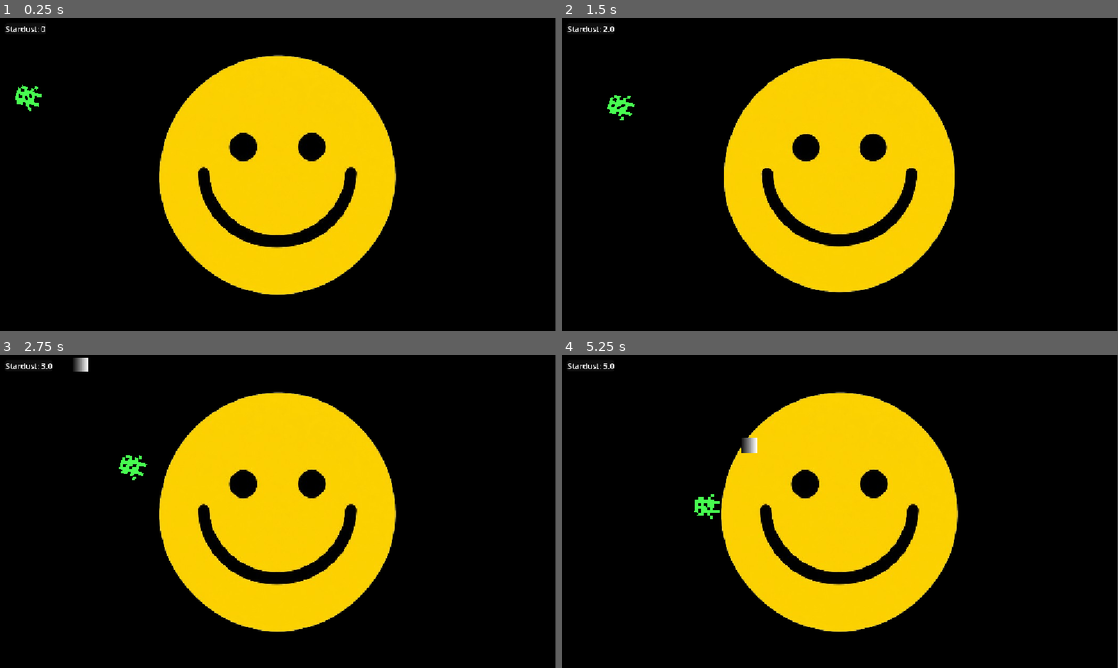
Above: before the commit, frames 1-4 (two rows, left to right).
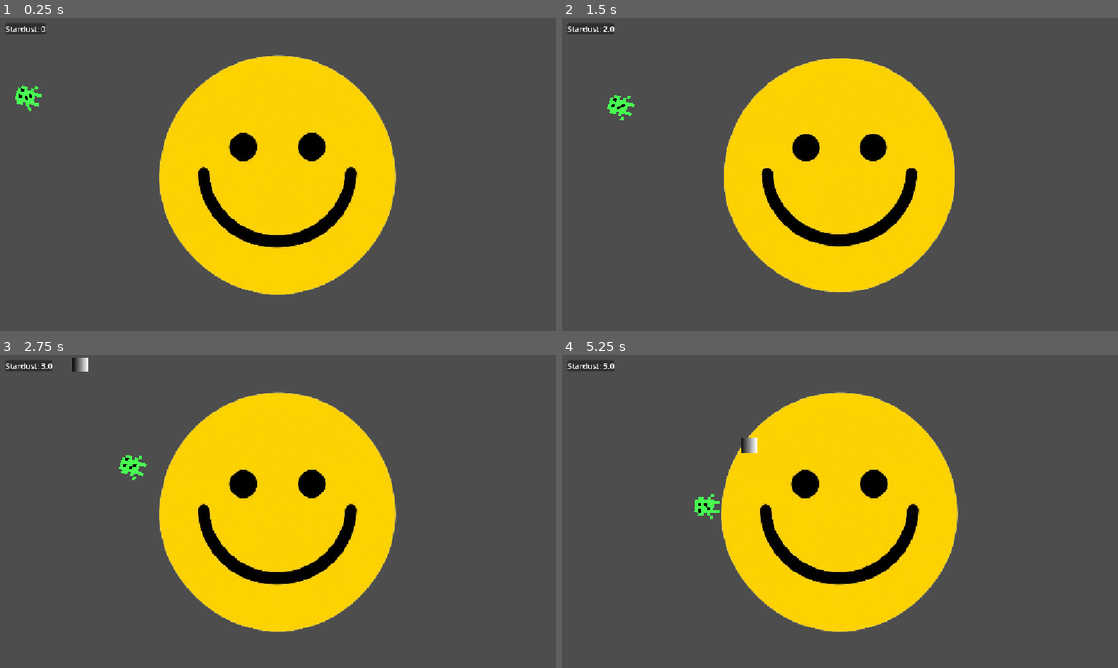
Above: after the commit, the same moments.

Repository: SteveJaws/space-idle-game
Game: Godot game, scene res://Scenes/main.tscn
Two runs of this game, one before a commit and one after it. Both use one fixed random seed, a clock stepped at 60 frames per second and the inputs below.
Inputs (mouse positions are in pixels of both pictures, inside the frame that each line leads up to):
- Up to frame 1 (0.25 s): no input
- Up to frame 2 (1.5 s): move the mouse to (962, 158) at 0.52 s; press the mouse at (962, 158) at 0.53 s; move the mouse to (728, 190) at 1.27 s; release the mouse at (728, 190) at 1.28 s; click (728, 190) at 1.35 s
- Up to frame 3 (2.75 s): move the mouse to (333, 442) at 2.02 s; press the mouse at (333, 442) at 2.03 s
- Up to frame 4 (5.25 s): move the mouse to (812, 574) at 2.77 s; release the mouse at (812, 574) at 2.78 s; click (812, 574) at 2.85 s; move the mouse to (1006, 558) at 3.52 s; press the mouse at (1006, 558) at 3.53 s; move the mouse to (673, 464) at 4.27 s; release the mouse at (673, 464) at 4.28 s; click (673, 464) at 4.35 s; move the mouse to (867, 511) at 5.02 s; press the mouse at (867, 511) at 5.03 s

The runs differ from the first frame. In frame 1, 74% of the frame differs, in the area x 0-100%, y 0-100%; in frame 2, 75%; in frame 3, 74%; in frame 4, 74%.

Commit message:
removed backgrounds

Diff:
--- a/Scenes/main.tscn
+++ b/Scenes/main.tscn
@@ -4,92 +4,13 @@
 [ext_resource type="PackedScene" uid="uid://0eminmepv2k5" path="res://Scenes/planet.tscn" id="2_6bp64"]
 [ext_resource type="Script" uid="uid://cc7awuslbhnav" path="res://Scripts/Ui/in_game_ui_controller.gd" id="2_8gbba"]
 [ext_resource type="Script" uid="uid://pefd3qamwxv4" path="res://Scripts/Ui/currency_container.gd" id="2_bo1nx"]
-[ext_resource type="Texture2D" uid="uid://cdxw732oomhm3" path="res://Assets/Sprites/Background/background.png" id="2_ynf5e"]
 [ext_resource type="PackedScene" uid="uid://cow11bk8mtfwx" path="res://Scenes/alien.tscn" id="3_344ge"]
 [ext_resource type="Script" uid="uid://buxv4pjyef1b3" path="res://Scripts/save_loader.gd" id="4_21xkr"]
 [ext_resource type="PackedScene" uid="uid://dceiotegpyx8e" path="res://Scenes/comet_area_container.tscn" id="4_344ge"]
 
-[sub_resource type="AtlasTexture" id="AtlasTexture_344ge"]
-atlas = ExtResource("2_ynf5e")
-region = Rect2(0, 0, 1920, 1080)
-
-[sub_resource type="AtlasTexture" id="AtlasTexture_ynf5e"]
-atlas = ExtResource("2_ynf5e")
-region = Rect2(1920, 0, 1920, 1080)
-
-[sub_resource type="AtlasTexture" id="AtlasTexture_hptm8"]
-atlas = ExtResource("2_ynf5e")
-region = Rect2(3840, 0, 1920, 1080)
-
-[sub_resource type="AtlasTexture" id="AtlasTexture_d1ilt"]
-atlas = ExtResource("2_ynf5e")
-region = Rect2(5760, 0, 1920, 1080)
-
-[sub_resource type="AtlasTexture" id="AtlasTexture_6iyac"]
-atlas = ExtResource("2_ynf5e")
-region = Rect2(7680, 0, 1920, 1080)
-
-[sub_resource type="AtlasTexture" id="AtlasTexture_fdnlq"]
-atlas = ExtResource("2_ynf5e")
-region = Rect2(9600, 0, 1920, 1080)
-
-[sub_resource type="AtlasTexture" id="AtlasTexture_jkdf5"]
-atlas = ExtResource("2_ynf5e")
-region = Rect2(11520, 0, 1920, 1080)
-
-[sub_resource type="AtlasTexture" id="AtlasTexture_wsu2k"]
-atlas = ExtResource("2_ynf5e")
-region = Rect2(13440, 0, 1920, 1080)
-
-[sub_resource type="AtlasTexture" id="AtlasTexture_k12tt"]
-atlas = ExtResource("2_ynf5e")
-region = Rect2(15360, 0, 1920, 1080)
-
-[sub_resource type="SpriteFrames" id="SpriteFrames_ynf5e"]
-animations = [{
-"frames": [{
-"duration": 3.0,
-"texture": SubResource("AtlasTexture_344ge")
-}, {
-"duration": 3.0,
-"texture": SubResource("AtlasTexture_ynf5e")
-}, {
-"duration": 3.0,
-"texture": SubResource("AtlasTexture_hptm8")
-}, {
-"duration": 3.0,
-"texture": SubResource("AtlasTexture_d1ilt")
-}, {
-"duration": 3.0,
-"texture": SubResource("AtlasTexture_6iyac")
-}, {
-"duration": 3.0,
-"texture": SubResource("AtlasTexture_fdnlq")
-}, {
-"duration": 3.0,
-"texture": SubResource("AtlasTexture_jkdf5")
-}, {
-"duration": 3.0,
-"texture": SubResource("AtlasTexture_wsu2k")
-}, {
-"duration": 3.0,
-"texture": SubResource("AtlasTexture_k12tt")
-}],
-"loop": 1,
-"name": &"default",
-"speed": 5.0
-}]
-
 [node name="Main" type="Node2D" unique_id=1920608726]
 
 [node name="GameArea" type="Node2D" parent="." unique_id=598674274]
-
-[node name="Background" type="AnimatedSprite2D" parent="GameArea" unique_id=503929167]
-position = Vector2(-0.5, 0.5)
-scale = Vector2(0.5984375, 0.59907407)
-sprite_frames = SubResource("SpriteFrames_ynf5e")
-autoplay = "default"
-frame_progress = 0.46087697
 
 [node name="Planet" parent="GameArea" unique_id=278831561 instance=ExtResource("2_6bp64")]
 scale = Vector2(3.325, 3.325)
Binary file removed: Assets/Sprites/Background/background.png
Not shown, removed: Assets/Sprites/Background/background.png.import
Binary file removed: Assets/Sprites/spaceIdleGame/background/Sprite-0001.aseprite
Binary file removed: Assets/Sprites/spaceIdleGame/background/background.png
Not shown, removed: Assets/Sprites/spaceIdleGame/background/background.png.import
